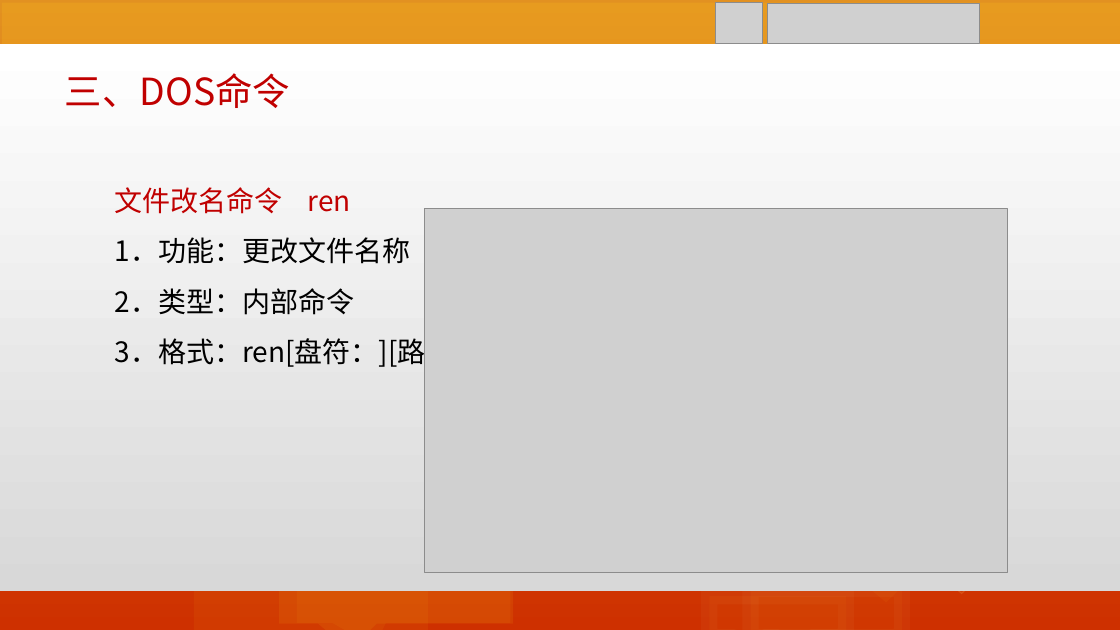
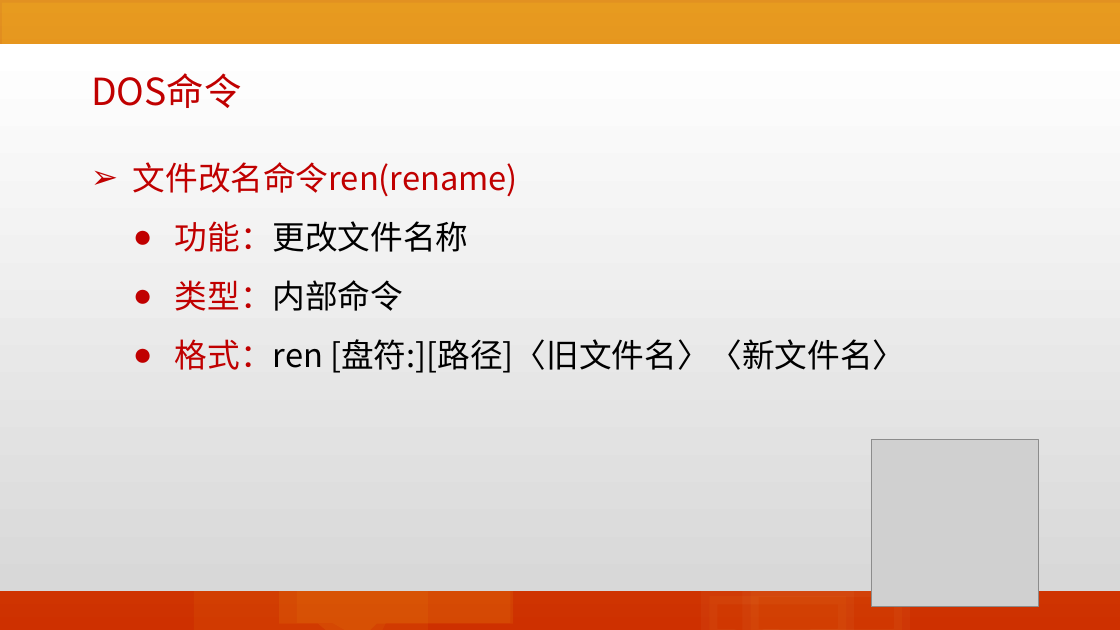
Before and after one commit to edu2act/course-informationliteracy, a slide deck: slide 28 of materials/slides/05-DOS.pptx (slide 37 before the commit). Drawn at 1120x630 pixels with LibreOffice and Linux fonts; fonts in the diff are those of the drawing; grey boxes stand for pictures. Boxes give left, top, right and bottom in pixels: in the first picture for what was removed or moved away, otherwise in the second. Text is boxed around its words. In the diff, an @@ line names an element or a change of style, - is before the commit and + after.

```diff
--- a/materials/slides/05-DOS.pptx
+++ b/materials/slides/05-DOS.pptx
@@ picture removed at <box>716,3,763,44</box> @@
@@ picture removed at <box>767,3,980,44</box> @@
@@ text at <box>91,73,241,108</box>: text changed @@
-三、DOS命令
+DOS命令
@@ text at <box>133,162,905,373</box>: text changed; size 24 to 28 pt @@
-文件改名命令 ren
-1．功能：更改文件名称
-2．类型：内部命令
-3．格式：ren[盘符：][路径]〈旧文件名〉〈新文件名〉
+➢ 文件改名命令ren(rename)
+  ● 功能：更改文件名称
+  ● 类型：内部命令
+  ● 格式：ren [盘符:][路径]〈旧文件名〉〈新文件名〉
@@ picture removed at <box>424,208,1007,572</box> @@
@@ speech box added at <box>756,220,906,332</box>, fill #FDC51B at 10% opacity @@
@@ picture added at <box>871,439,1038,607</box> @@
@@ speech box: place and size @@
-speech box at <box>918,453,1009,521</box>
+speech box at <box>854,481,945,549</box>
@@ speech box at <box>854,481,945,549</box>: outline #FFE181 1 pt to #FFE181 5 pt @@
@@ speech box removed at <box>934,516,1025,584</box> @@
```
Also in this commit, not shown: 35 other slides changed, 12 slides removed, 40 other files.
